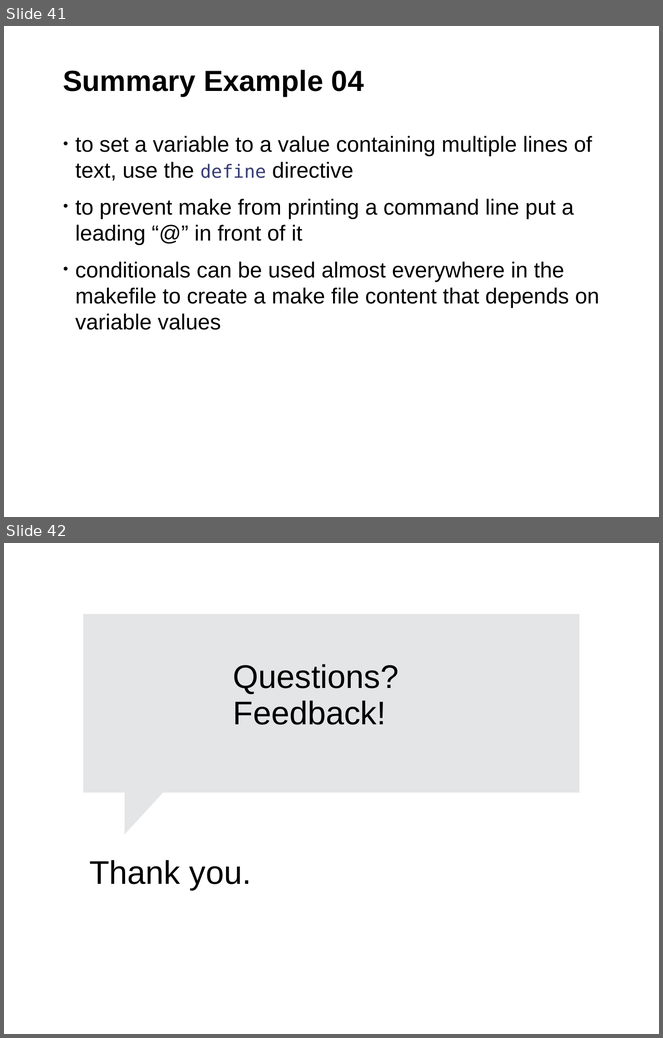
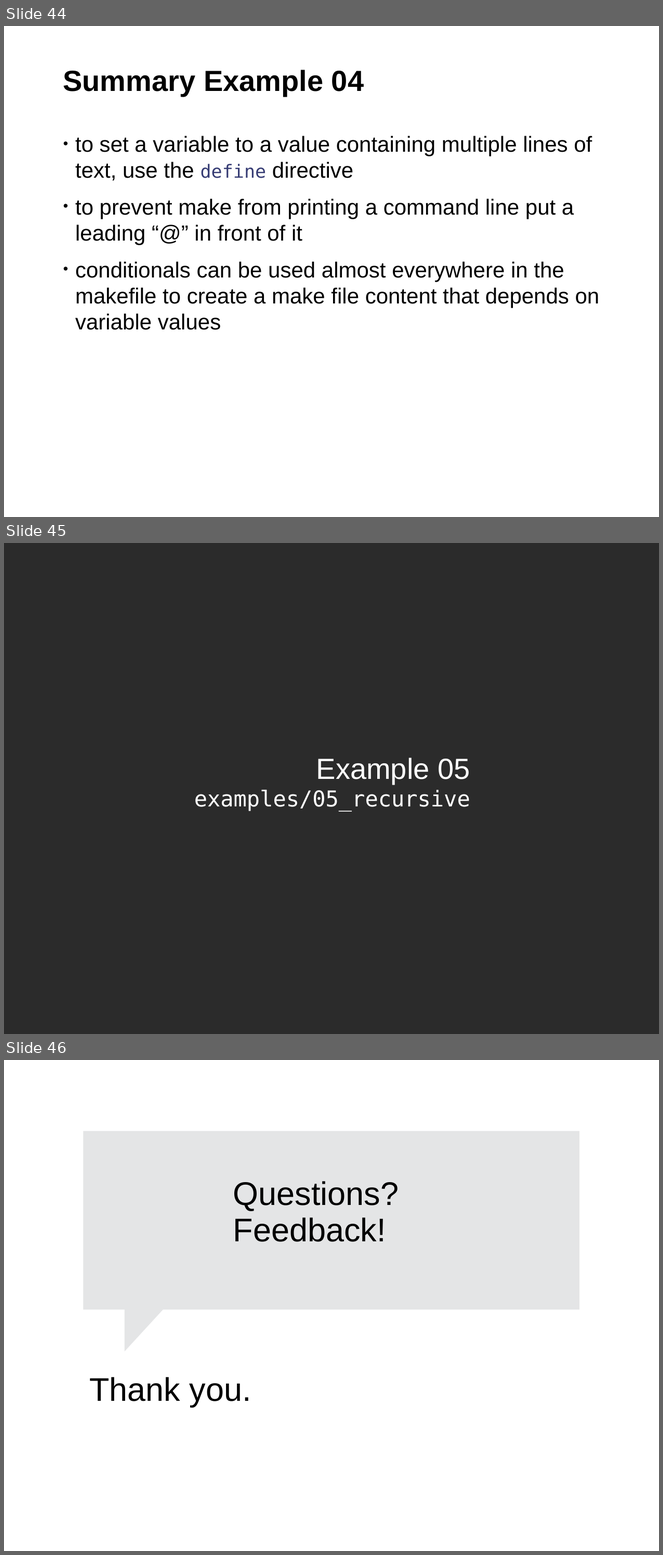
Before and after one commit to fsundermeyer/GNU_make_workshop, a slide deck: GNU_make_03_2015.odp. Shown one above the other, each under a label of ours: slides 41 and 42 before the commit, slides 44, 45 and 46 after it. The pictures are 663x1038 and 663x1555 pixels, drawn with LibreOffice and Linux fonts; fonts in the diff are those of the drawing; background and template pictures are left out; a plain dark background stands for a picture behind light text. Boxes give left, top, right and bottom in pixels: in the first picture for what was removed or moved away, otherwise in the second. Text is boxed around its words. In the diff, an @@ line names an element or a change of style, - is before the commit and + after.

```diff
--- a/GNU_make_03_2015.odp
+++ b/GNU_make_03_2015.odp
@@ slide 45 added at <box>4,543,659,1034</box>, background picture (left out) @@
@@ title added at <box>194,758,470,811</box>, 24 pt, text #FFFFFF @@
+Example 05
+examples/05_recursive
@@ what was slide 41 is now slide 44 @@
@@ what was slide 42 is now slide 46 @@
```
Also in this commit, not shown: 3 other slides added.
